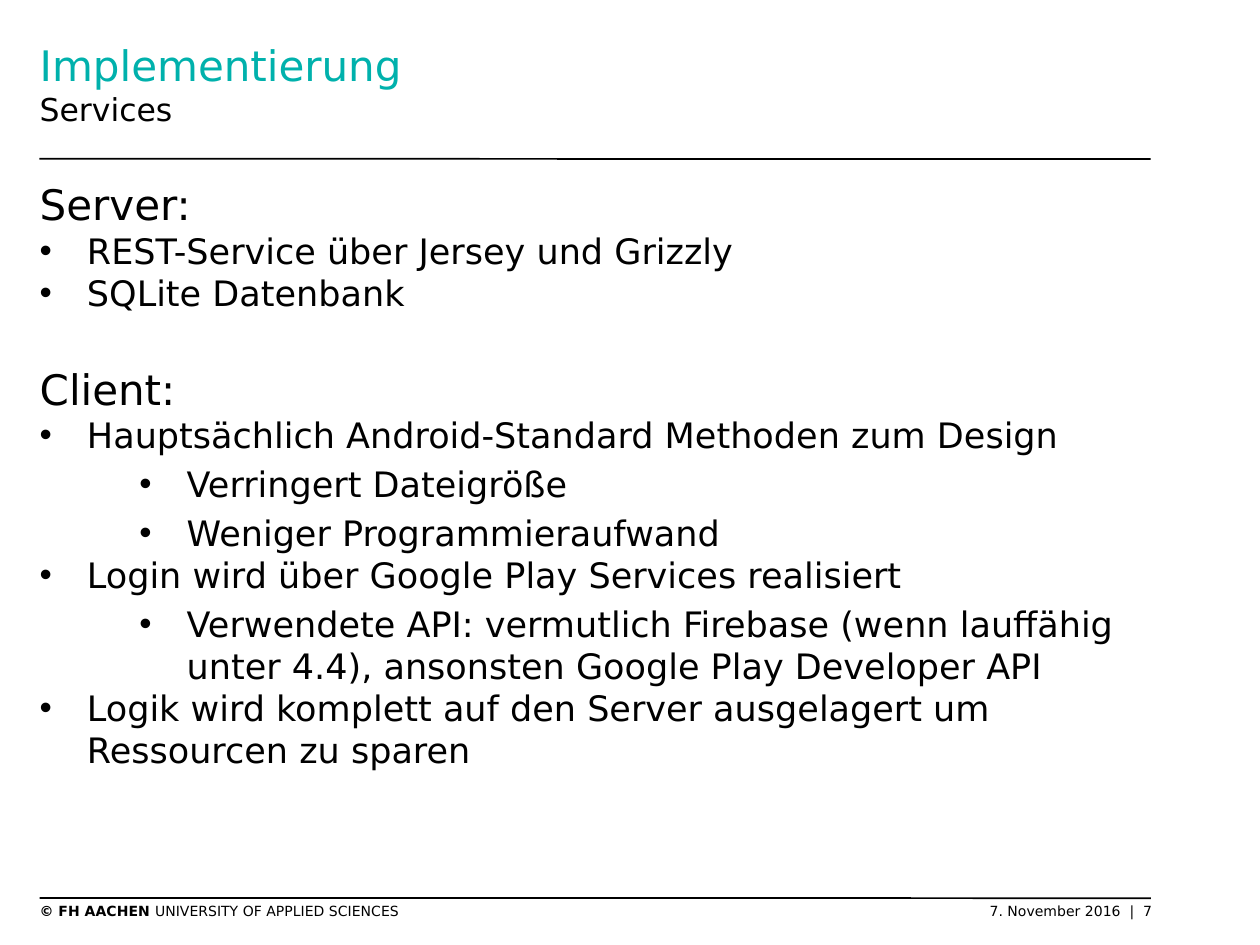
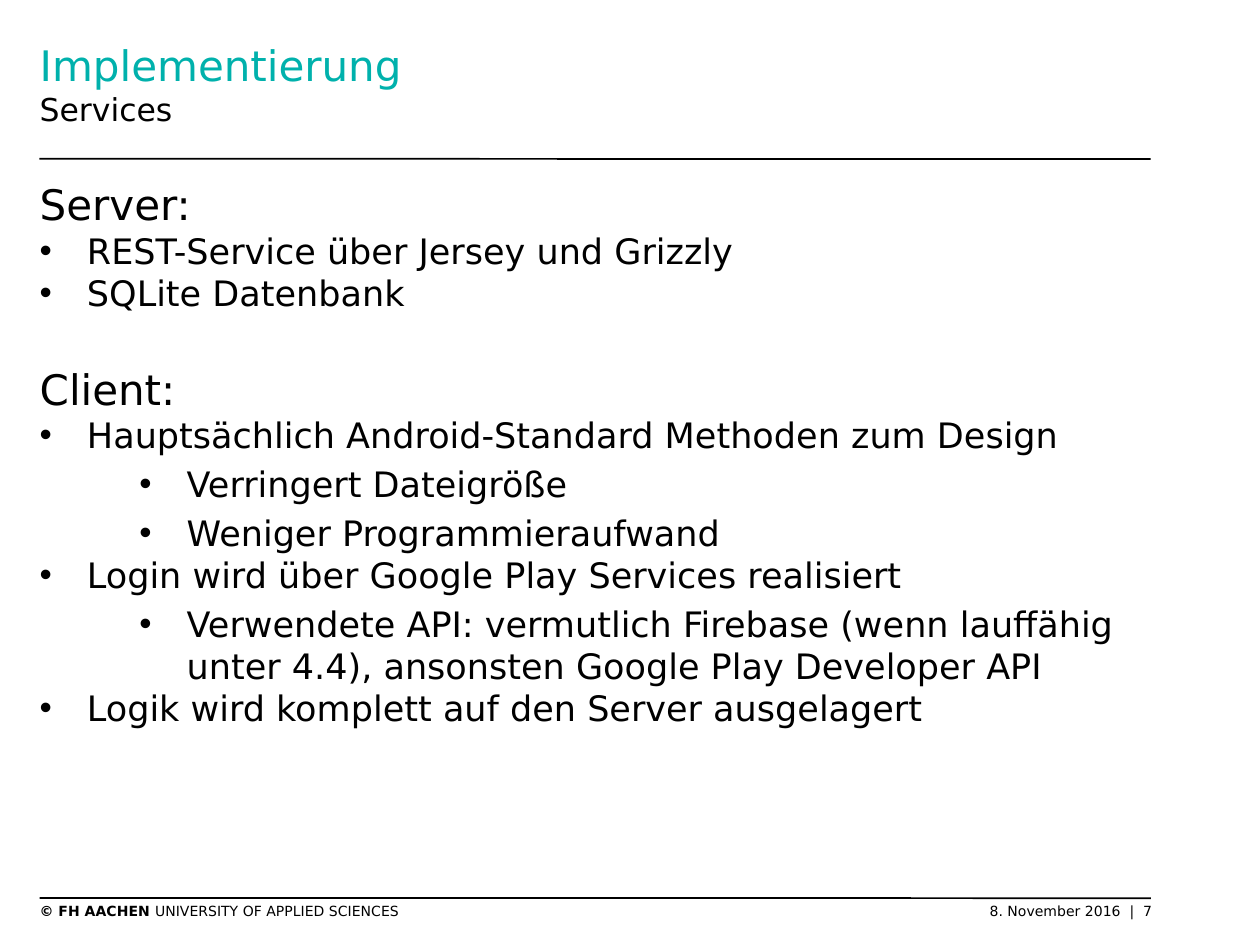
Before and after one commit to thomasgor/swe, a slide deck: slide 7 of Dokumente/Coaching/2016-11-09 Präsentation Technologiemanager.pptx. Drawn at 1260x945 pixels with LibreOffice and Linux fonts; fonts in the diff are those of the drawing; background and template pictures are left out. Boxes give left, top, right and bottom in pixels: in the first picture for what was removed or moved away, otherwise in the second. Text is boxed around its words. In the diff, an @@ line names an element or a change of style, - is before the commit and + after.

Commit message:
Präsentation again

```diff
--- a/Dokumente/Coaching/2016-11-09 Präsentation Technologiemanager.pptx
+++ b/Dokumente/Coaching/2016-11-09 Präsentation Technologiemanager.pptx
@@ text at bbox=[87, 694, 922, 729]: text changed @@
-• Logik wird komplett auf den Server ausgelagert um Ressourcen zu sparen
+• Logik wird komplett auf den Server ausgelagert
@@ text at bbox=[58, 905, 1152, 917]: text changed @@
-© FH AACHEN UNIVERSITY OF APPLIED SCIENCES 7. November 2016 | 7
+© FH AACHEN UNIVERSITY OF APPLIED SCIENCES 8. November 2016 | 7
```
Also in this commit, not shown: 5 slides added.
